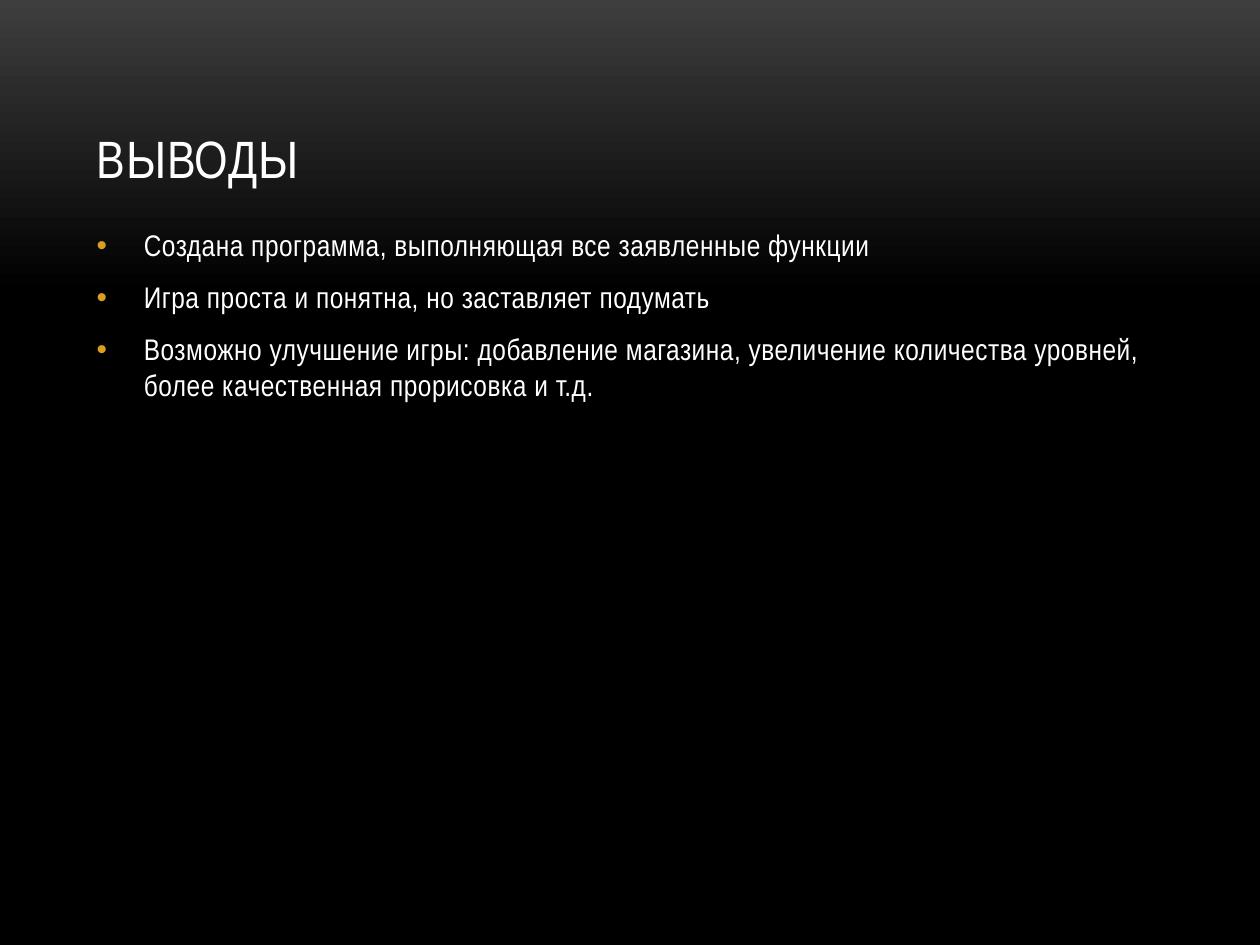
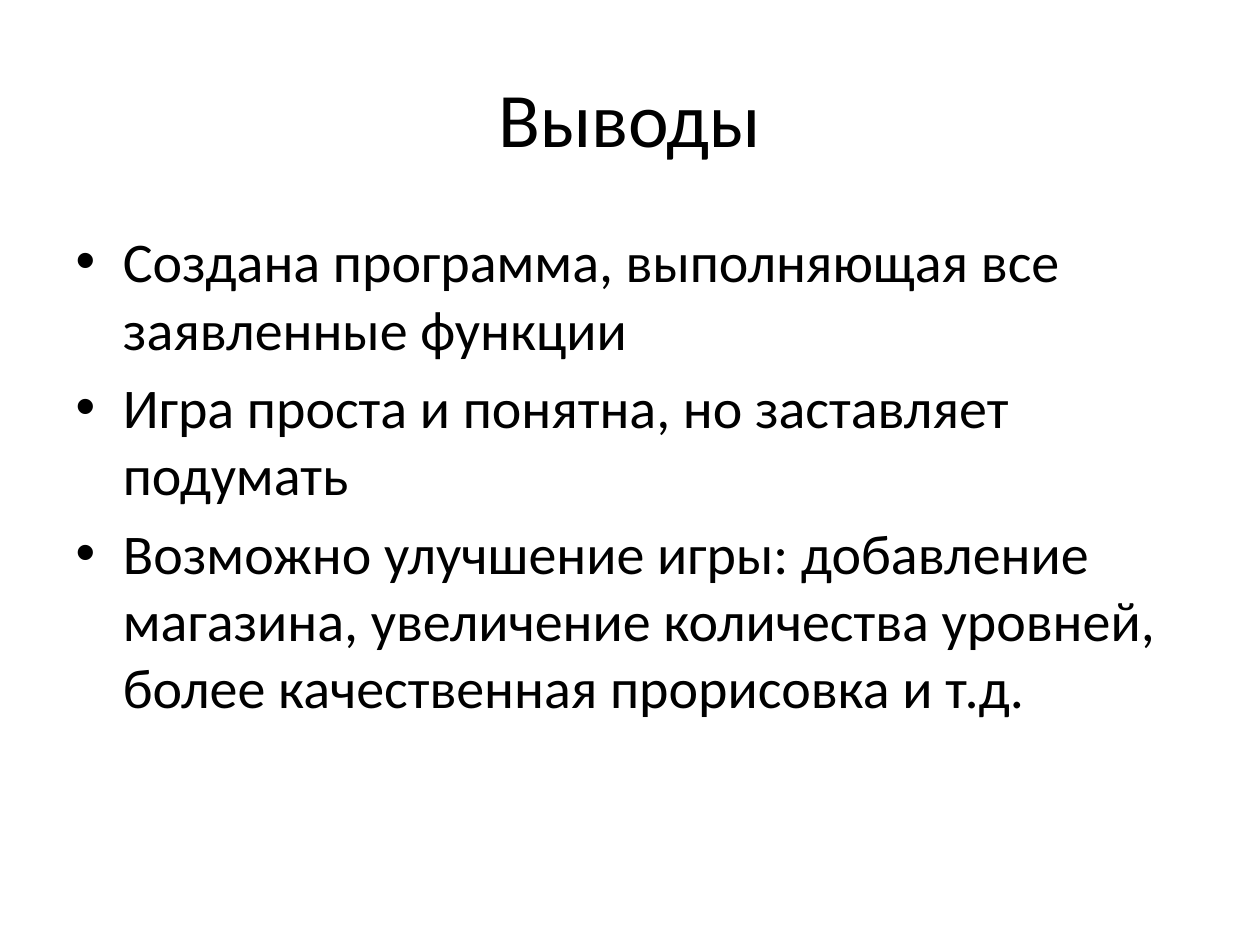
Before and after one commit to Alex-50/Arsentiev-Razukhin, a slide deck: slide 7 of Презентация.pptx (slide 10 before the commit). Drawn at 1260x945 pixels with LibreOffice and Linux fonts; fonts in the diff are those of the drawing; background and template pictures are left out. Boxes give left, top, right and bottom in pixels: in the first picture for what was removed or moved away, otherwise in the second. Text is boxed around its words. In the diff, an @@ line names an element or a change of style, - is before the commit and + after.

```diff
--- a/Презентация.pptx
+++ b/Презентация.pptx
@@ background picture (left out) to #FFFFFF @@
@@ title "Выводы" at [498,97,761,160]: vertical alignment bottom to middle @@
@@ title at [498,97,761,160]: text changed; size 30 to 44 pt; font Arial Narrow to Calibri; text colour #FFFFFF to #000000 @@
-ВЫВОДЫ
+Выводы
@@ text "Создана программа, выполняющая все заявленные ...": place and size @@
-text "Создана программа, выполняющая все заявленные ..." at [144,234,1137,402]
+text "Создана программа, выполняющая все заявленные ..." at [123,245,1155,718]
@@ text "Создана программа, выполняющая все заявленные ..." at [123,245,1155,718]: size 17 to 32 pt, font Arial Narrow to Calibri, text colour #FFFFFF to #000000, letter spacing 0.3 to 0 pt; less space between paragraphs @@
```
Also in this commit, not shown: 7 other slides changed, 3 slides removed.
